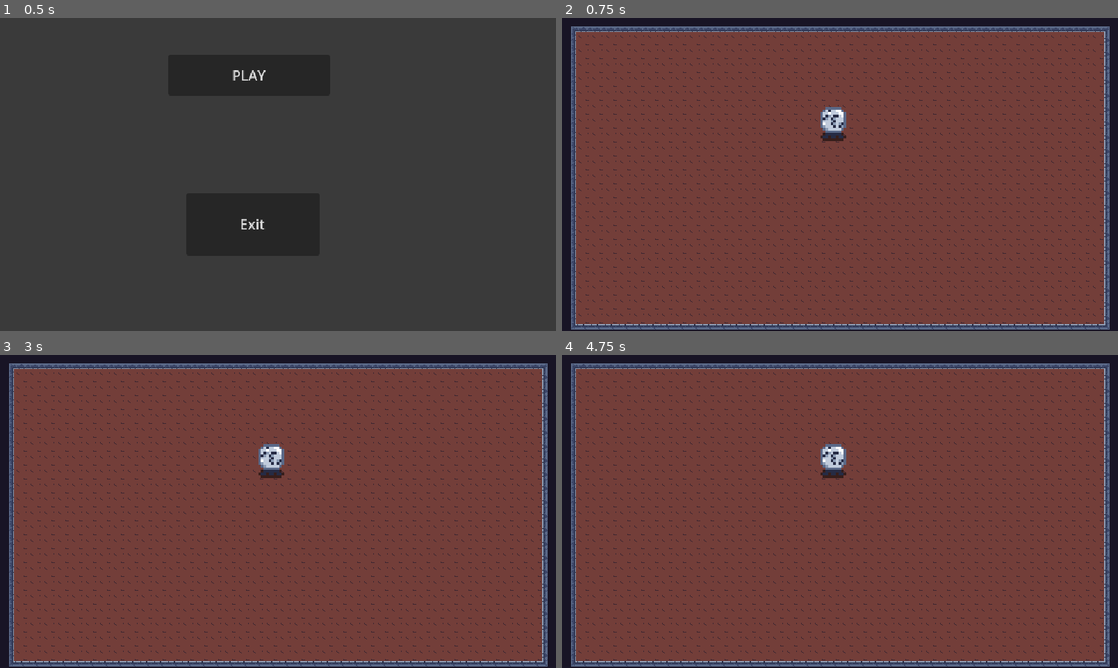
Above: before the commit, frames 1-4 (two rows, left to right).
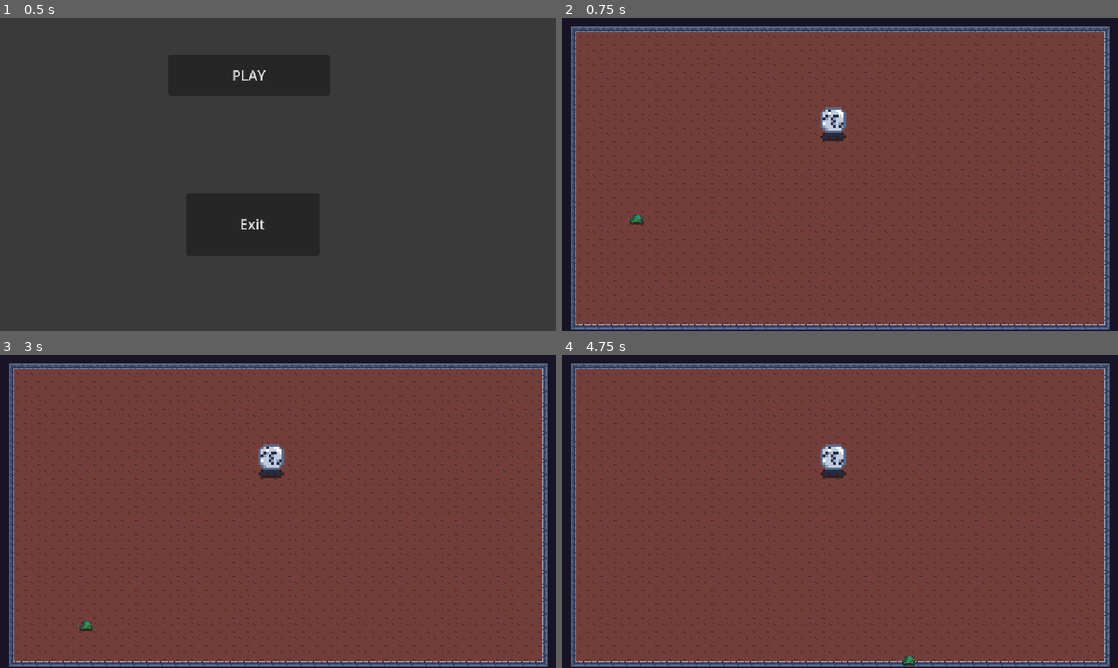
Above: after the commit, the same moments.

Repository: Arssin/ParasiteJam
Game: Godot game, scene res://scenes/main_scene.tscn
Two runs of this game, one before a commit and one after it. Both use one fixed random seed, a clock stepped at 60 frames per second and the inputs below.
Inputs:
- Up to frame 1 (0.5 s): no input
- Up to frame 2 (0.75 s): click "PLAY" at 0.5 s
- Up to frame 3 (3 s): click "PLAY" at 1.25 s; tap Enter at 2 s; hold D (move_right) 2.03-2.78 s; tap Space at 2.75 s; hold Down (move_down) from 2.78 s (still down)
- Up to frame 4 (4.75 s): release Down (move_down) at 3.53 s; hold D (move_right) 3.53-4.28 s; hold W (move_up) from 4.28 s (still down)

Frame 1 is identical in both runs. In frame 2, less than 0.1% of the frame differs, in the area x 11-15%, y 62-66%; in frame 3, less than 0.1%; in frame 4, less than 0.1%.

Commit message:
player movement

Diff:
--- a/characters/player.tscn
+++ b/characters/player.tscn
@@ -8,6 +8,7 @@
 height = 16.0
 
 [node name="Player" type="CharacterBody2D"]
+scale = Vector2(1.3, 1.3)
 script = ExtResource("1_ja8v1")
 
 [node name="CollisionShape2D" type="CollisionShape2D" parent="."]
--- a/levels/Level1.tscn
+++ b/levels/Level1.tscn
@@ -1,6 +1,7 @@
-[gd_scene load_steps=6 format=3 uid="uid://nqkcepm4sjb1"]
+[gd_scene load_steps=7 format=3 uid="uid://nqkcepm4sjb1"]
 
 [ext_resource type="Texture2D" uid="uid://bb4hix8x7d8wo" path="res://assets/MapPrototype.png" id="1_t4ppf"]
+[ext_resource type="PackedScene" uid="uid://ulroyeuyk226" path="res://characters/player.tscn" id="2_qoi3o"]
 
 [sub_resource type="TileSetAtlasSource" id="TileSetAtlasSource_p568i"]
 texture = ExtResource("1_t4ppf")
@@ -139,3 +140,6 @@
 format = 2
 layer_0/z_index = 1
 layer_0/tile_data = PackedInt32Array(131078, 327680, 3)
+
+[node name="Player" parent="." instance=ExtResource("2_qoi3o")]
+position = Vector2(85, 229)
